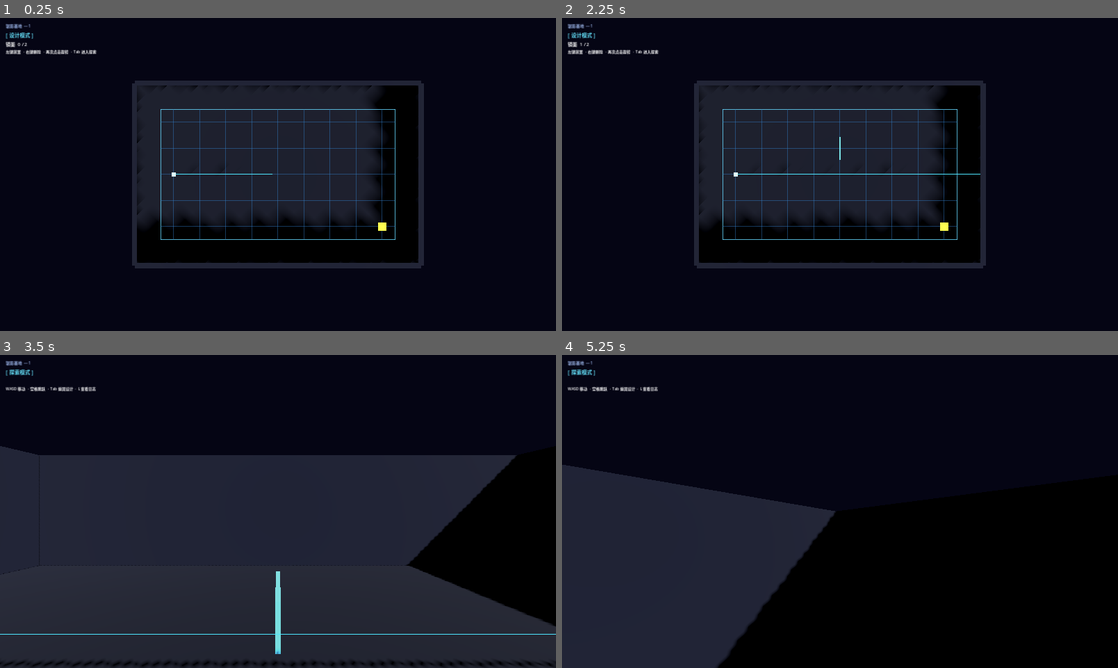
Above: before the commit, frames 1-4 (two rows, left to right).
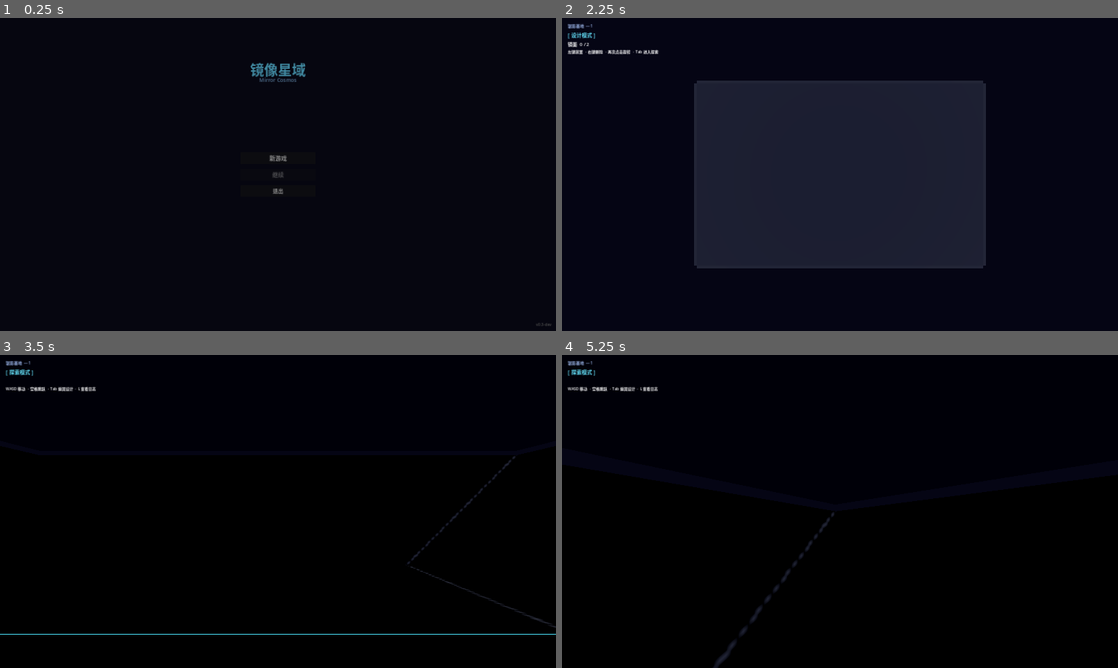
Above: after the commit, the same moments.

Repository: kanayuki/Mirror-Cosmos
Game: Godot game, scene res://scenes/ui/main_menu.tscn
Same seed, same stepped clock (60 frames per second), same inputs: the game is played once before the commit and once after it. Before the commit the project starts from res://scenes/main.tscn.
Inputs (mouse positions are in pixels of both pictures, inside the frame that each line leads up to):
- Up to frame 1 (0.25 s): no input
- Up to frame 2 (2.25 s): click (840, 158) at 0.5 s, where only the run after the commit has a clickable "新游戏"; tap Enter at 1.25 s; move the mouse to (962, 158) at 1.27 s; hold D (move_right) 1.28-2 s; hold L (open_log) 1.28-2 s; click (962, 158) at 1.42 s; tap Space (jump) at 1.52 s; click "✕ 关闭 [Esc]" at 2 s
- Up to frame 3 (3.5 s): tap Space (jump) at 2.75, 3.02 s; move the mouse to (166, 527) at 2.77 s; hold S (move_back) from 2.78 s (still down); tap Tab (switch_mode) at 2.85 s; click (166, 527) at 2.92 s
- Up to frame 4 (5.25 s): move the mouse to (851, 505) at 3.52 s; release S (move_back) at 3.53 s; hold L (open_log) 3.53-4.28 s; hold W (move_forward) from 3.53 s (still down); click (851, 505) at 3.67 s; move the mouse to (834, 517) at 4.27 s; tap Tab (switch_mode) at 4.35 s; click (834, 517) at 4.42 s; tap Space (jump) at 4.52 s; move the mouse to (878, 514) at 5.02 s; hold L (open_log) from 5.03 s (still down); click (878, 514) at 5.17 s

The runs differ from the first frame. In frame 1, 20% of the frame differs, in the area x 1-100%, y 1-99%; in frame 2, 11%; in frame 3, 59%, in the area x 0-100%, y 29-100%; in frame 4, 23%.

Commit message:
Phase 3: main menu, pause menu, save system, visual polish
Bug fixes from review:
- star_beam: remove dead _solved local variable (was declared and reset but
  never read — GameManager.is_solved is the authority since previous refactor)
- level_complete_ui: remove explicit _hide_panel() from button handlers;
  level_loaded signal already calls it, causing two competing tweens
- memory_fragment: add EXPLORE mode guard in _on_body_entered — player
  physics body is present in design mode, could auto-collect nearby fragments
- main: set frag.global_position after add_child() for correct world transform

Phase 3 additions:
- SaveSystem (autoload/save_system.gd): save/load to user://save.json;
  persists level_index + collected log IDs; DirAccess.remove_absolute for
  clean delete; corrupt-save detection with reset fallback
- main.gd: _restore_logs_from_save() scans resources/logs/ dir and re-collects
  matching IDs on startup; _on_puzzle_solved() auto-saves on completion;
  SaveSystem.pending_level_index used instead of hardcoded 0
- Main menu (scripts/main_menu.gd + scenes/ui/main_menu.tscn): New Game,
  Continue (disabled when no save), Quit; fade-in/out scene transitions
- Pause menu (scripts/pause_menu.gd + scenes/ui/pause_menu.tscn): Esc to
  toggle, Resume / Restart Level / Main Menu; saves on return to menu;
  restores mouse capture state on close; blocks all input while open (layer 20)
- Visual polish: _room() now takes ceiling_color param and builds a ceiling
  mesh with dim emissive material — provides ambient fill without extra lights
- project.godot: main_scene changed to main_menu.tscn; SaveSystem registered
  as autoload; main.tscn updated with PauseMenu instance

https://claude.ai/code/session_01Rmf1hiRayPGCpekRyBLCcc

Diff:
--- /dev/null
+++ b/autoload/save_system.gd
@@ -0,0 +1,60 @@
+## SaveSystem — Autoload singleton.
+## Persists progress to user://save.json.
+## Intentionally minimal: saves level index and collected log IDs only.
+extends Node
+
+const SAVE_PATH := "user://save.json"
+
+## Set by main_menu.gd before loading the game scene so main.gd
+## knows which level to start on without needing a query to disk.
+var pending_level_index: int = 0
+
+# ── Public API ─────────────────────────────────────────────────────────────
+
+func save(level_index: int) -> void:
+	var data := {
+		"level_index": level_index,
+		"collected_log_ids": _get_collected_ids(),
+	}
+	var file := FileAccess.open(SAVE_PATH, FileAccess.WRITE)
+	if file == null:
+		push_error("SaveSystem: cannot open %s for writing (error %d)" % [SAVE_PATH, FileAccess.get_open_error()])
+		return
+	file.store_string(JSON.stringify(data, "\t"))
+
+func load_game() -> Dictionary:
+	if not FileAccess.file_exists(SAVE_PATH):
+		return {}
+	var file := FileAccess.open(SAVE_PATH, FileAccess.READ)
+	if file == null:
+		push_error("SaveSystem: cannot open %s for reading" % SAVE_PATH)
+		return {}
+	var parsed: Variant = JSON.parse_string(file.get_as_text())
+	if parsed == null or not parsed is Dictionary:
+		push_error("SaveSystem: corrupt save file — resetting")
+		delete_save()
+		return {}
+	return parsed as Dictionary
+
+func load_level_index() -> int:
+	var data := load_game()
+	return int(data.get("level_index", 0))
+
+func load_log_ids() -> Array:
+	var data := load_game()
+	var ids: Variant = data.get("collected_log_ids", [])
+	return ids if ids is Array else []
+
+func has_save() -> bool:
+	return FileAccess.file_exists(SAVE_PATH)
+
+func delete_save() -> void:
+	if FileAccess.file_exists(SAVE_PATH):
+		DirAccess.remove_absolute(SAVE_PATH)
+
+# ── Helpers ────────────────────────────────────────────────────────────────
+func _get_collected_ids() -> Array[String]:
+	var ids: Array[String] = []
+	for entry: LogEntry in LogManager.get_all():
+		ids.append(entry.log_id)
+	return ids
--- a/project.godot
+++ b/project.godot
@@ -7,7 +7,7 @@
 
 config/name="Mirror Cosmos"
 config/description="2D/3D Mirror Puzzle Space Game"
-run/main_scene="res://scenes/main.tscn"
+run/main_scene="res://scenes/ui/main_menu.tscn"
 config/features=PackedStringArray("4.3", "Forward Plus")
 config/icon="res://icon.svg"
 
@@ -15,6 +15,7 @@
 
 GameManager="*res://autoload/game_manager.gd"
 LogManager="*res://autoload/log_manager.gd"
+SaveSystem="*res://autoload/save_system.gd"
 
 [display]
 
--- a/scenes/main.tscn
+++ b/scenes/main.tscn
@@ -9,6 +9,7 @@
 [ext_resource type="Script"      path="res://scripts/grid_overlay.gd"         id="7"]
 [ext_resource type="PackedScene" path="res://scenes/ui/level_complete.tscn"   id="8"]
 [ext_resource type="PackedScene" path="res://scenes/ui/log_viewer.tscn"       id="9"]
+[ext_resource type="PackedScene" path="res://scenes/ui/pause_menu.tscn"       id="10"]
 
 [node name="Main" type="Node"]
 script = ExtResource("2")
@@ -95,3 +96,5 @@
 [node name="LevelComplete" parent="." instance=ExtResource("8")]
 
 [node name="LogViewer" parent="." instance=ExtResource("9")]
+
+[node name="PauseMenu" parent="." instance=ExtResource("10")]
--- /dev/null
+++ b/scenes/ui/main_menu.tscn
@@ -0,0 +1,84 @@
+[gd_scene load_steps=2 format=3]
+
+[ext_resource type="Script" path="res://scripts/main_menu.gd" id="1"]
+
+[node name="MainMenu" type="Control"]
+anchor_right = 1.0
+anchor_bottom = 1.0
+script = ExtResource("1")
+
+[node name="Background" type="ColorRect" parent="."]
+anchor_right = 1.0
+anchor_bottom = 1.0
+grow_horizontal = 2
+grow_vertical = 2
+color = Color(0.04, 0.04, 0.10, 1)
+
+[node name="TitleLabel" type="Label" parent="."]
+anchor_left = 0.5
+anchor_right = 0.5
+offset_left = -200.0
+offset_top = 140.0
+offset_right = 200.0
+offset_bottom = 200.0
+grow_horizontal = 2
+horizontal_alignment = 1
+theme_override_font_sizes/font_size = 48
+modulate = Color(0.4, 0.85, 1.0, 1)
+text = "镜像星域"
+
+[node name="SubtitleLabel" type="Label" parent="."]
+anchor_left = 0.5
+anchor_right = 0.5
+offset_left = -200.0
+offset_top = 200.0
+offset_right = 200.0
+offset_bottom = 230.0
+grow_horizontal = 2
+horizontal_alignment = 1
+theme_override_font_sizes/font_size = 18
+modulate = Color(0.5, 0.7, 0.9, 1)
+text = "Mirror Cosmos"
+
+[node name="Center" type="CenterContainer" parent="."]
+anchor_right = 1.0
+anchor_bottom = 1.0
+grow_horizontal = 2
+grow_vertical = 2
+
+[node name="VBox" type="VBoxContainer" parent="Center"]
+theme_override_constants/separation = 16
+custom_minimum_size = Vector2(260, 0)
+
+[node name="BtnNew" type="Button" parent="Center/VBox"]
+theme_override_font_sizes/font_size = 20
+text = "新游戏"
+
+[node name="BtnContinue" type="Button" parent="Center/VBox"]
+theme_override_font_sizes/font_size = 20
+text = "继续"
+
+[node name="BtnQuit" type="Button" parent="Center/VBox"]
+theme_override_font_sizes/font_size = 18
+text = "退出"
+
+[node name="VersionLabel" type="Label" parent="."]
+anchor_right = 1.0
+anchor_bottom = 1.0
+grow_horizontal = 2
+grow_vertical = 2
+offset_right = -16.0
+offset_bottom = -12.0
+horizontal_alignment = 2
+vertical_alignment = 2
+theme_override_font_sizes/font_size = 13
+modulate = Color(0.5, 0.5, 0.5, 1)
+text = "v0.3-dev"
+
+[node name="FadeOverlay" type="ColorRect" parent="."]
+anchor_right = 1.0
+anchor_bottom = 1.0
+grow_horizontal = 2
+grow_vertical = 2
+color = Color(0, 0, 0, 1)
+mouse_filter = 2
--- /dev/null
+++ b/scenes/ui/pause_menu.tscn
@@ -0,0 +1,47 @@
+[gd_scene load_steps=2 format=3]
+
+[ext_resource type="Script" path="res://scripts/pause_menu.gd" id="1"]
+
+[node name="PauseMenu" type="CanvasLayer"]
+layer = 20
+script = ExtResource("1")
+
+[node name="Dimmer" type="ColorRect" parent="."]
+anchor_right = 1.0
+anchor_bottom = 1.0
+grow_horizontal = 2
+grow_vertical = 2
+color = Color(0, 0, 0, 0.55)
+mouse_filter = 2
+
+[node name="Panel" type="PanelContainer" parent="."]
+anchor_left = 0.5
+anchor_top = 0.5
+anchor_right = 0.5
+anchor_bottom = 0.5
+offset_left = -140.0
+offset_top = -130.0
+offset_right = 140.0
+offset_bottom = 130.0
+grow_horizontal = 2
+grow_vertical = 2
+
+[node name="VBox" type="VBoxContainer" parent="Panel"]
+theme_override_constants/separation = 14
+
+[node name="Title" type="Label" parent="Panel/VBox"]
+horizontal_alignment = 1
+theme_override_font_sizes/font_size = 22
+text = "暂停"
+
+[node name="BtnResume" type="Button" parent="Panel/VBox"]
+theme_override_font_sizes/font_size = 18
+text = "继续游戏"
+
+[node name="BtnRestart" type="Button" parent="Panel/VBox"]
+theme_override_font_sizes/font_size = 16
+text = "重新开始本关"
+
+[node name="BtnMenu" type="Button" parent="Panel/VBox"]
+theme_override_font_sizes/font_size = 16
+text = "返回主菜单"
--- a/scripts/main.gd
+++ b/scripts/main.gd
@@ -12,7 +12,33 @@
 	GameManager.fade_overlay     = $UILayer/FadeOverlay as ColorRect
 
 	GameManager.level_loaded.connect(_on_level_loaded)
-	GameManager.load_level_by_index(0)
+	GameManager.puzzle_solved.connect(_on_puzzle_solved)
+
+	# Restore collected logs from save before loading the level
+	_restore_logs_from_save()
+	GameManager.load_level_by_index(SaveSystem.pending_level_index)
+
+func _restore_logs_from_save() -> void:
+	var ids := SaveSystem.load_log_ids()
+	if ids.is_empty():
+		return
+	# Find all log resources and re-collect any whose IDs are in the save
+	var log_dir := "res://resources/logs/"
+	var dir := DirAccess.open(log_dir)
+	if dir == null:
+		return
+	dir.list_dir_begin()
+	var fname := dir.get_next()
+	while fname != "":
+		if fname.ends_with(".tres"):
+			var entry := ResourceLoader.load(log_dir + fname) as LogEntry
+			if entry != null and entry.log_id in ids:
+				LogManager.collect(entry)
+		fname = dir.get_next()
+
+func _on_puzzle_solved() -> void:
+	# Auto-save when a puzzle is completed
+	SaveSystem.save(GameManager.current_level_index)
 
 # ── Level loading ──────────────────────────────────────────────────────────
 func _on_level_loaded(data: LevelData) -> void:
@@ -52,7 +78,7 @@
 # Level 1: open room, beam crosses corner
 func _build_level_01(ld: LevelData) -> void:
 	var geo := $GameWorld/LevelGeometry as Node3D
-	_room(geo, Color(0.08, 0.10, 0.18))
+	_room(geo, Color(0.08, 0.10, 0.18), Color(0.06, 0.08, 0.15))
 	_walls(geo, 11.0, 7.0, Color(0.10, 0.12, 0.22))
 	_emitter(geo, ld.beam_origin)
 	_target(geo, ld.target_position)
@@ -60,7 +86,7 @@
 # Level 2: central pillar forces two-bounce solution
 func _build_level_02(ld: LevelData) -> void:
 	var geo := $GameWorld/LevelGeometry as Node3D
-	_room(geo, Color(0.10, 0.08, 0.14))
+	_room(geo, Color(0.10, 0.08, 0.14), Color(0.08, 0.06, 0.12))
 	_walls(geo, 11.0, 7.0, Color(0.12, 0.10, 0.24))
 	_box(geo, Vector3(0.0, 2.0,  0.0), Vector3(2.5, 6.0, 2.5), Color(0.15, 0.12, 0.22))
 	_emitter(geo, ld.beam_origin)
@@ -69,7 +95,7 @@
 # Level 3: two parallel pillars — beam must snake between them
 func _build_level_03(ld: LevelData) -> void:
 	var geo := $GameWorld/LevelGeometry as Node3D
-	_room(geo, Color(0.08, 0.09, 0.16))
+	_room(geo, Color(0.08, 0.09, 0.16), Color(0.06, 0.07, 0.14))
 	_walls(geo, 11.0, 7.0, Color(0.10, 0.11, 0.22))
 	_box(geo, Vector3(-3.0, 2.0,  1.5), Vector3(1.8, 6.0, 1.8), Color(0.14, 0.11, 0.20))
 	_box(geo, Vector3( 3.0, 2.0, -1.5), Vector3(1.8, 6.0, 1.8), Color(0.14, 0.11, 0.20))
@@ -79,17 +105,26 @@
 # Level 4 (Chapter 1 boss): cross-shaped obstacle, beam starts and ends on same side
 func _build_level_04(ld: LevelData) -> void:
 	var geo := $GameWorld/LevelGeometry as Node3D
-	_room(geo, Color(0.07, 0.08, 0.15))
+	_room(geo, Color(0.07, 0.08, 0.15), Color(0.05, 0.06, 0.12))
 	_walls(geo, 11.0, 7.0, Color(0.09, 0.11, 0.21))
-	# Cross arms
 	_box(geo, Vector3( 0.0, 2.0, 0.0), Vector3(6.0, 5.0, 1.5), Color(0.13, 0.11, 0.22))
 	_box(geo, Vector3( 0.0, 2.0, 0.0), Vector3(1.5, 5.0, 6.0), Color(0.13, 0.11, 0.22))
 	_emitter(geo, ld.beam_origin)
 	_target(geo, ld.target_position)
 
 # ── Geometry helpers ───────────────────────────────────────────────────────
-func _room(parent: Node3D, floor_color: Color) -> void:
+## Builds floor + ceiling for a level room.
+func _room(parent: Node3D, floor_color: Color, ceiling_color: Color) -> void:
+	# Floor
 	_box(parent, Vector3(0.0, -0.5, 0.0), Vector3(22.0, 1.0, 14.0), floor_color)
+	# Ceiling — slightly emissive to serve as ambient fill light
+	var mat := StandardMaterial3D.new()
+	mat.albedo_color = ceiling_color
+	mat.emission_enabled = true
+	mat.emission = ceiling_color
+	mat.emission_energy_multiplier = 0.35
+	var ceiling := _box(parent, Vector3(0.0, 5.5, 0.0), Vector3(22.0, 0.5, 14.0), ceiling_color)
+	(ceiling.get_child(0) as MeshInstance3D).set_surface_override_material(0, mat)
 
 func _walls(parent: Node3D, hx: float, hz: float, color: Color) -> void:
 	_box(parent, Vector3( 0.0,  2.0, -hz), Vector3(hx * 2.0, 6.0,  0.4),    color)
--- /dev/null
+++ b/scripts/main_menu.gd
@@ -0,0 +1,42 @@
+## Main menu — entry point of the game.
+## Handles New Game, Continue (if save exists), and Quit.
+extends Control
+
+const GAME_SCENE := "res://scenes/main.tscn"
+
+@onready var _btn_new:      Button = $Center/VBox/BtnNew
+@onready var _btn_continue: Button = $Center/VBox/BtnContinue
+@onready var _btn_quit:     Button = $Center/VBox/BtnQuit
+@onready var _version:      Label  = $VersionLabel
+@onready var _fade:         ColorRect = $FadeOverlay
+
+func _ready() -> void:
+	_btn_new.pressed.connect(_on_new_game)
+	_btn_continue.pressed.connect(_on_continue)
+	_btn_quit.pressed.connect(func(): get_tree().quit())
+
+	_btn_continue.disabled = not SaveSystem.has_save()
+	_version.text = "v0.3-dev"
+
+	# Fade in from black on scene start
+	_fade.color = Color(0, 0, 0, 1)
+	var tw := create_tween()
+	tw.tween_property(_fade, "color:a", 0.0, 0.4)
+
+func _on_new_game() -> void:
+	SaveSystem.delete_save()
+	_load_game(0)
+
+func _on_continue() -> void:
+	var idx := SaveSystem.load_level_index()
+	_load_game(idx)
+
+func _load_game(level_index: int) -> void:
+	_btn_new.disabled     = true
+	_btn_continue.disabled = true
+	var tw := create_tween()
+	tw.tween_property(_fade, "color:a", 1.0, 0.3)
+	tw.tween_callback(func():
+		SaveSystem.pending_level_index = level_index
+		get_tree().change_scene_to_file(GAME_SCENE)
+	)
--- /dev/null
+++ b/scripts/pause_menu.gd
@@ -0,0 +1,58 @@
+## Pause menu — shown with Escape key during gameplay.
+## Does not use SceneTree.paused to avoid stopping tweens/signals;
+## instead it blocks input via its own _unhandled_input.
+extends CanvasLayer
+
+const MAIN_MENU_SCENE := "res://scenes/ui/main_menu.tscn"
+
+@onready var _panel:       Control = $Panel
+@onready var _btn_resume:  Button  = $Panel/VBox/BtnResume
+@onready var _btn_restart: Button  = $Panel/VBox/BtnRestart
+@onready var _btn_menu:    Button  = $Panel/VBox/BtnMenu
+
+var _open: bool = false
+
+func _ready() -> void:
+	visible = false
+	_btn_resume.pressed.connect(_close)
+	_btn_restart.pressed.connect(_on_restart)
+	_btn_menu.pressed.connect(_on_main_menu)
+
+func _unhandled_input(event: InputEvent) -> void:
+	if event.is_action_pressed("ui_cancel"):
+		if _open:
+			_close()
+		elif not GameManager.is_transitioning:
+			_open_menu()
+		get_viewport().set_input_as_handled()
+
+func _open_menu() -> void:
+	_open = true
+	visible = true
+	Input.set_mouse_mode(Input.MOUSE_MODE_VISIBLE)
+	_panel.modulate.a = 0.0
+	var tw := create_tween()
+	tw.tween_property(_panel, "modulate:a", 1.0, 0.2)
+
+func _close() -> void:
+	_open = false
+	var tw := create_tween()
+	tw.tween_property(_panel, "modulate:a", 0.0, 0.15)
+	tw.tween_callback(func():
+		visible = false
+		# Restore mouse mode to what it was before pausing
+		if GameManager.current_mode == GameManager.Mode.EXPLORE:
+			Input.set_mouse_mode(Input.MOUSE_MODE_CAPTURED)
+	)
+
+func _on_restart() -> void:
+	_open = false
+	visible = false
+	GameManager.load_level_by_index(GameManager.current_level_index)
+
+func _on_main_menu() -> void:
+	_open = false
+	visible = false
+	SaveSystem.save(GameManager.current_level_index)
+	Input.set_mouse_mode(Input.MOUSE_MODE_VISIBLE)
+	get_tree().change_scene_to_file(MAIN_MENU_SCENE)
Not shown: 1 places in scenes/main.tscn that only renumber resources
